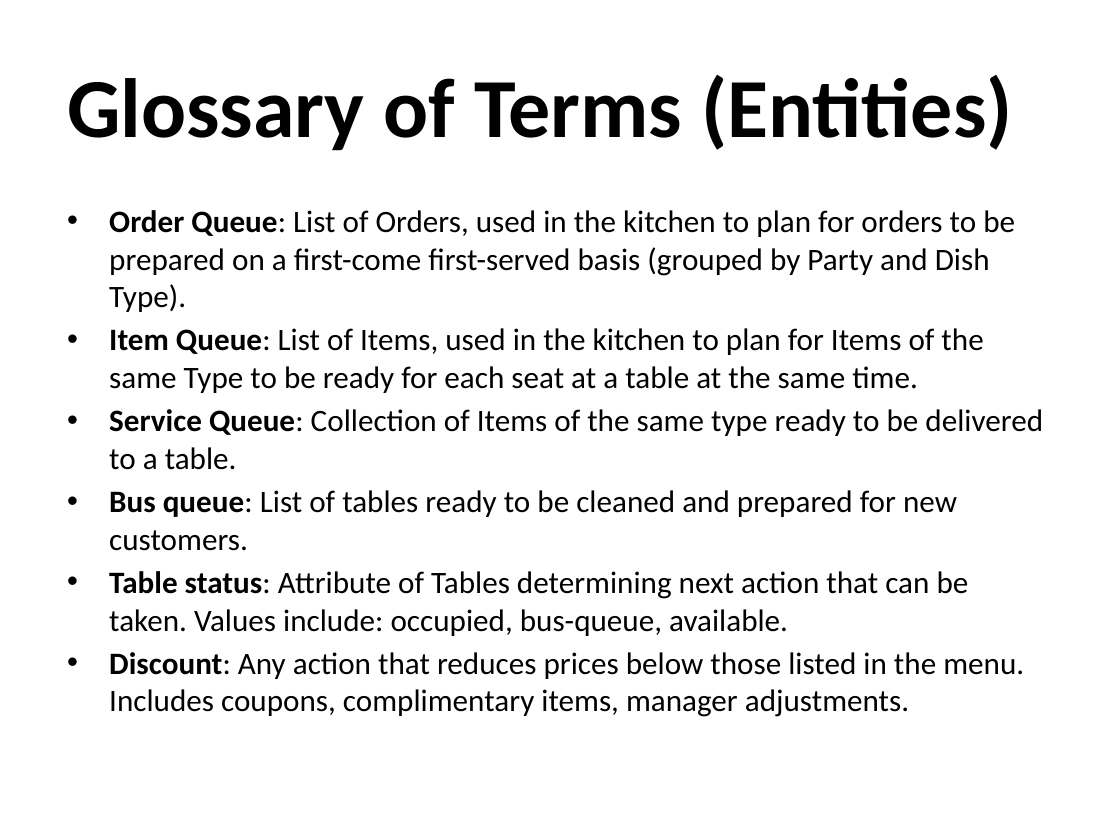
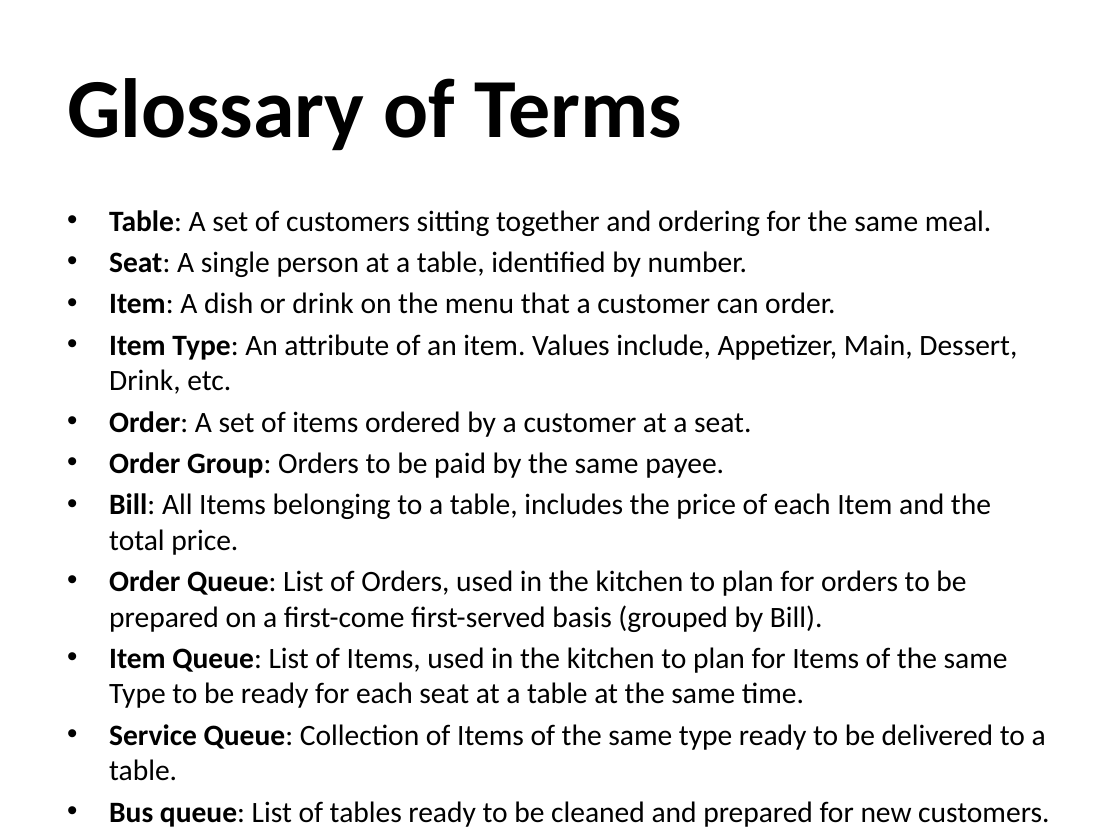
Before and after one commit to osmihi/Capstone, a slide deck: slide 26 of Project Documents/Group3_Presentation1_Capstone.pptx. Drawn at 1120x840 pixels with LibreOffice and Linux fonts; fonts in the diff are those of the drawing; background and template pictures are left out. Boxes give left, top, right and bottom in pixels: in the first picture for what was removed or moved away, otherwise in the second. Text is boxed around its words. In the diff, an @@ line names an element or a change of style, - is before the commit and + after.

```diff
--- a/Project Documents/Group3_Presentation1_Capstone.pptx
+++ b/Project Documents/Group3_Presentation1_Capstone.pptx
@@ title at (67, 78, 682, 151): text changed @@
-Glossary of Terms (Entities)
+Glossary of Terms
@@ text at (109, 210, 1017, 632): text changed; size 20 to 19 pt @@
-• Order Queue: List of Orders, used in the kitchen to plan for orders to be prepared on a first-come first-served basis (grouped by Party and Dish Type).
+• Table: A set of customers sitting together and ordering for the same meal.
+• Seat: A single person at a table, identified by number.
+• Item: A dish or drink on the menu that a customer can order.
+• Item Type: An attribute of an item. Values include, Appetizer, Main, Dessert, Drink, etc.
+• Order: A set of items ordered by a customer at a seat.
+• Order Group: Orders to be paid by the same payee.
+• Bill: All Items belonging to a table, includes the price of each Item and the total price.
+• Order Queue: List of Orders, used in the kitchen to plan for orders to be prepared on a first-come first-served basis (grouped by Bill).
@@ text at (109, 652, 1024, 717): paragraph removed @@
-• Discount: Any action that reduces prices below those listed in the menu. Includes coupons, complimentary items, manager adjustments.
@@ text at (109, 647, 1049, 827): size 20 to 19 pt in "Item Queue: List of Items, used in ...", "Service Queue: Collection of Items of the ...", "Bus queue: List of tables ready to ...", "Table status: Attribute of Tables determining next ..." @@
```
Also in this commit, not shown: 3 other slides changed, 2 slides removed, 12 other files.
